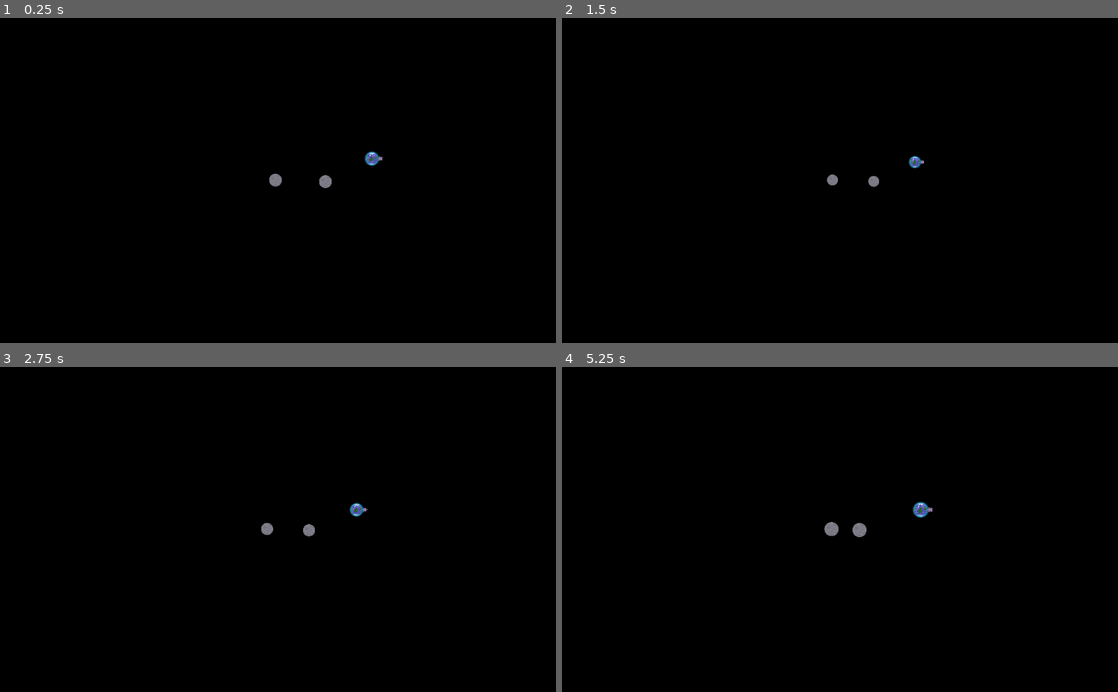
Above: before the commit, frames 1-4 (two rows, left to right).
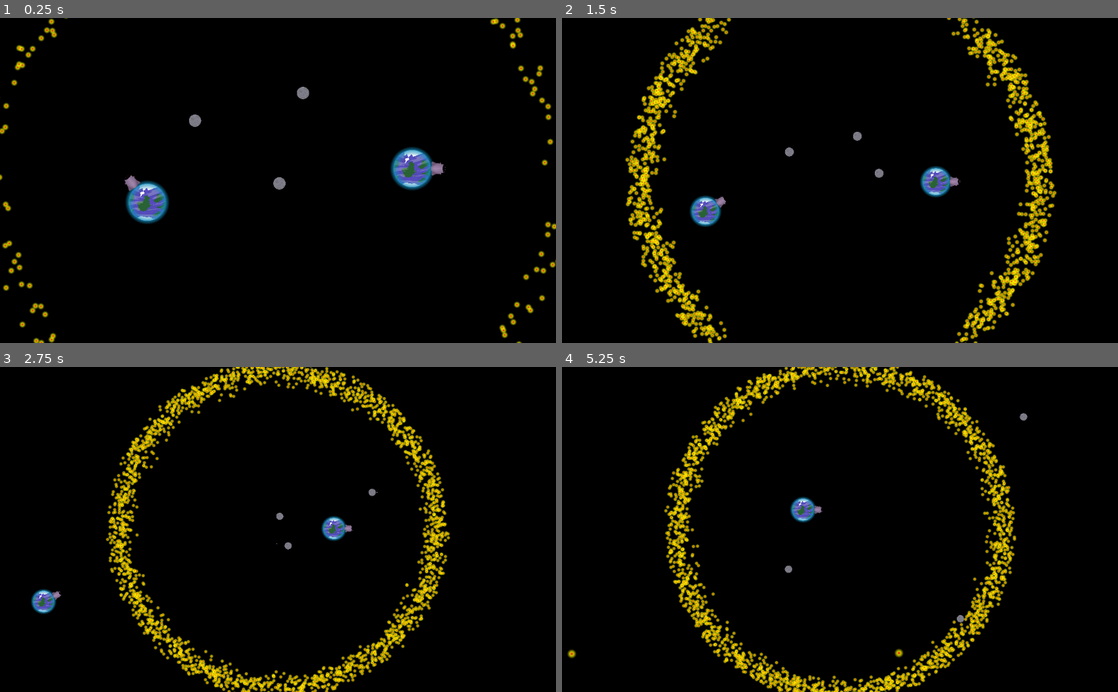
Above: after the commit, the same moments.

Repository: Pfeil/Moonshot
Game: Godot game, scene res://main.tscn
Two runs of this game, one before a commit and one after it. Both use one fixed random seed, a clock stepped at 60 frames per second and the inputs below. Before the commit the project starts from res://planet_player/test.tscn.
Inputs (mouse positions are in pixels of both pictures, inside the frame that each line leads up to):
- Up to frame 1 (0.25 s): no input
- Up to frame 2 (1.5 s): move the mouse to (962, 164) at 0.52 s; hold Mouse wheel up (Zoom_IN) 0.53-1.28 s; tap Space (ui_select) at 0.77 s; move the mouse to (728, 196) at 1.27 s; tap Mouse wheel down (Zoom_OUT) at 1.35 s
- Up to frame 3 (2.75 s): tap Space (ui_select) at 1.52 s; move the mouse to (333, 458) at 2.02 s; hold Mouse wheel up (Zoom_IN) from 2.03 s (still down)
- Up to frame 4 (5.25 s): move the mouse to (812, 594) at 2.77 s; release Mouse wheel up (Zoom_IN) at 2.78 s; tap Mouse wheel down (Zoom_OUT) at 2.85, 4.35 s; tap Space (ui_select) at 3.02, 3.77, 4.52 s; move the mouse to (1006, 578) at 3.52 s; hold Mouse wheel up (Zoom_IN) 3.53-4.28 s; move the mouse to (673, 480) at 4.27 s; move the mouse to (867, 529) at 5.02 s; hold Mouse wheel up (Zoom_IN) from 5.03 s (still down)

The runs differ from the first frame. In frame 1, 3.4% of the frame differs, in the area x 0-100%, y 0-100%; in frame 2, 9.0%; in frame 3, 9.5%, in the area x 5-81%, y 0-100%; in frame 4, 9.4%.

Commit message:
Edit some parameters

Diff:
--- a/main.tscn
+++ b/main.tscn
@@ -10,19 +10,12 @@
 script = ExtResource( 2 )
 
 [node name="Planet" parent="." instance=ExtResource( 1 )]
-mass = 10.0
-start_implulse = Vector2( -50, 0 )
 
 [node name="Planet2" parent="." instance=ExtResource( 1 )]
 position = Vector2( 168.041, -654.547 )
-mass = 10.0
-start_implulse = Vector2( 50, 0 )
 
 [node name="Planet3" parent="." instance=ExtResource( 1 )]
-position = Vector2( 988.756, -654.547 )
-mass = 1000.0
-my_scale = 10.0
-start_implulse = Vector2( 50, 0 )
+position = Vector2( -600, -457 )
 
 [node name="MassCenterCamera2D" parent="." instance=ExtResource( 4 )]
 maximum_distance = 2000.0
@@ -30,14 +23,13 @@
 
 [node name="PlanetPlayer" parent="." instance=ExtResource( 3 )]
 position = Vector2( 941.804, -110.998 )
-density = 1.0
-my_scale = 1.0
+density = 0.5
+my_scale = 3.0
 
 [node name="PlanetPlayer2" parent="." instance=ExtResource( 3 )]
 position = Vector2( -938.44, 129.131 )
-density = 1.0
-my_scale = 1.0
+density = 0.5
+my_scale = 3.0
 PLAYER_NUMBER = 1
 
 [node name="AudioPlayer" parent="." instance=ExtResource( 5 )]
-isMuted = true
--- a/planet/Planet.gd
+++ b/planet/Planet.gd
@@ -1,7 +1,7 @@
 tool
 extends RigidBody2D
 
-const G = 1000		#TODO adjust this constant
+const G = 30000		#TODO adjust this constant
 const MAX_SCALE = 10		#Scale at which planet explodes
 const EXPLOSION_IMPULSE_FACTOR = 1000	# strength of impulse at which smaller planets from explosion
 
--- a/planet_player/bullet.gd
+++ b/planet_player/bullet.gd
@@ -2,8 +2,8 @@
 
 const PARTICLES = preload("res://effects/TimedParticles.tscn")
 
-export var EXPLOSION_IMPULSE_MODIFIER: float = 1000
-export var BULLET_IMPULSE_MODIFIER: float = 750
+export var EXPLOSION_IMPULSE_MODIFIER: float = 800
+export var BULLET_IMPULSE_MODIFIER: float = 350
 export var my_scale: float = 1
 
 onready var TIMER = self.get_node("Lifetimer")
--- a/project.godot
+++ b/project.godot
@@ -16,7 +16,7 @@
 [application]
 
 config/name="Moonshot"
-run/main_scene="res://planet_player/test.tscn"
+run/main_scene="res://main.tscn"
 config/icon="res://icon.png"
 
 [display]
